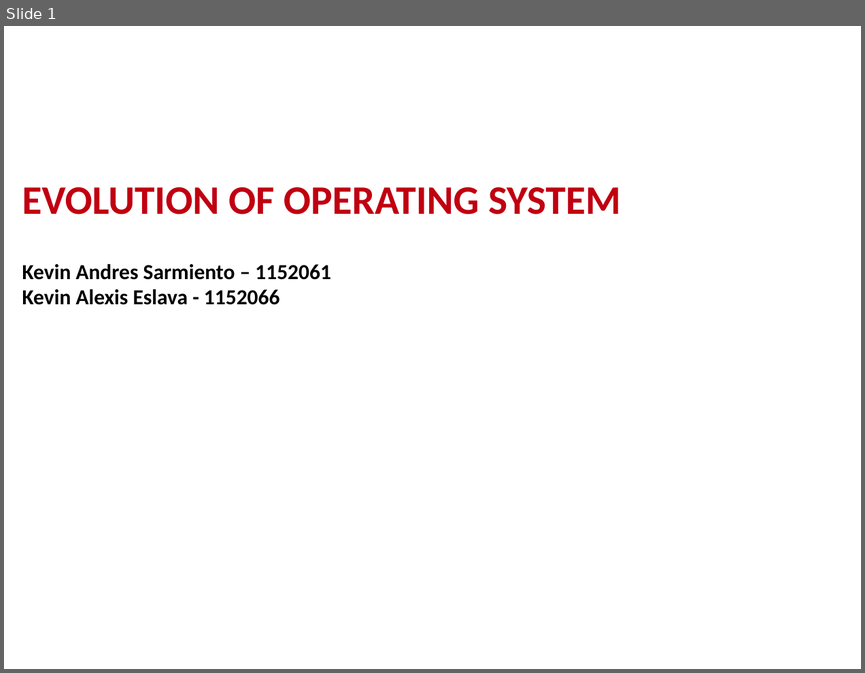
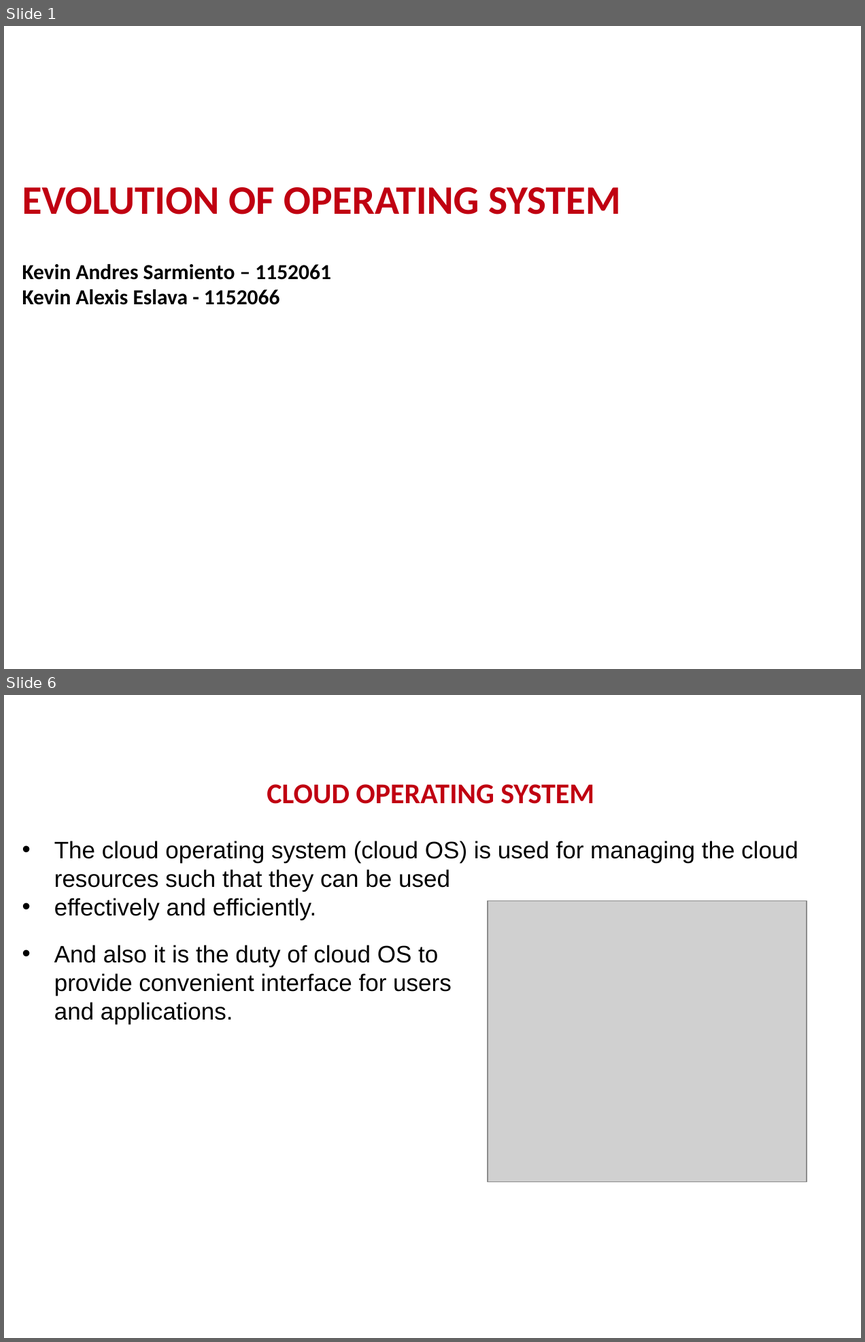
Before and after one commit to KevinSarmiento07/Evolution-Operating-System, a slide deck: DiaposEOP.pptx. Shown one above the other, each under a label of ours: slide 1 before the commit, slides 1 and 6 after it; the slides between them are not shown. The pictures are 865x673 and 865x1342 pixels, drawn with LibreOffice and Linux fonts; fonts in the diff are those of the drawing; grey boxes stand for pictures; background and template pictures are left out. Boxes give left, top, right and bottom in pixels: in the first picture for what was removed or moved away, otherwise in the second. Text is boxed around its words. In the diff, an @@ line names an element or a change of style, - is before the commit and + after.

Commit message:
Agregué el SO Cloud

```diff
--- a/DiaposEOP.pptx
+++ b/DiaposEOP.pptx
@@ slide 6 added at (4, 695, 861, 1338), background #FFFFFF @@
@@ title added at (266, 784, 594, 804), 24 pt, text #C00011, bold @@
+CLOUD OPERATING SYSTEM
@@ text added at (54, 841, 798, 920), 20 pt, text #000000 @@
+• The cloud operating system (cloud OS) is used for managing the cloud resources such that they can be used
+• effectively and efficiently.
@@ picture added at (487, 900, 806, 1182) @@
@@ text added at (54, 945, 451, 1024), 20 pt, text #000000 @@
+• And also it is the duty of cloud OS to provide convenient interface for users and applications.
@@ text added at (14, 1304, 143, 1330), 12 pt, text #FFFFFF @@
+27.2.23
@@ page number added at (772, 1304, 848, 1330), 12 pt, text #FFFFFF @@
+6
```
Also in this commit, not shown: 5 slides changed, 2 other slides added, 4 other files.
